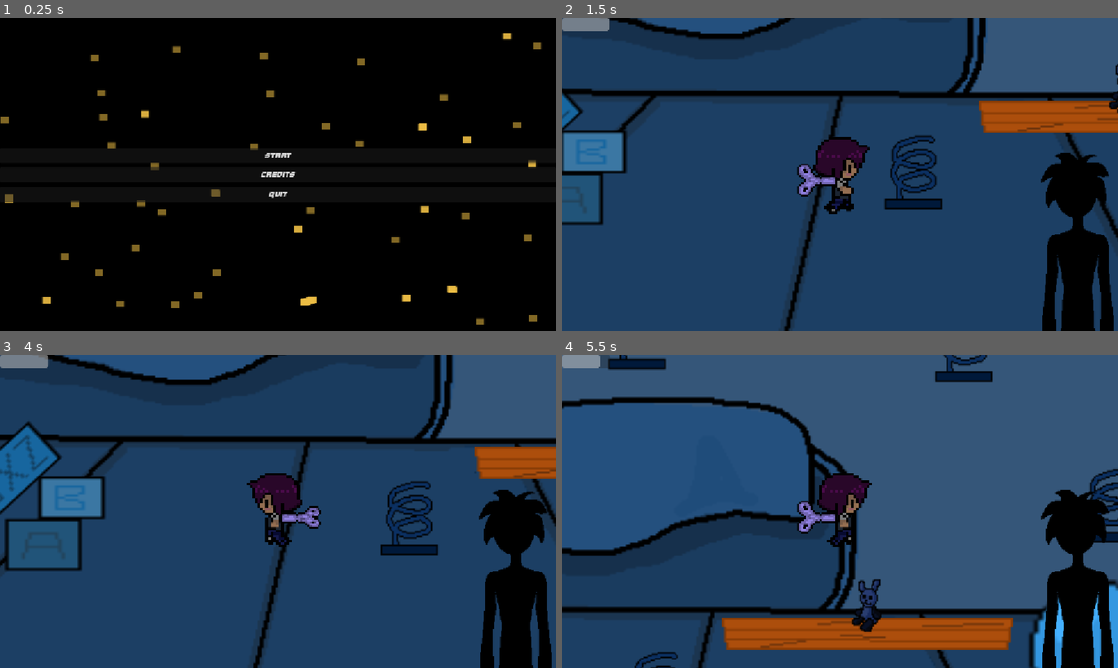
Above: before the commit, frames 1-4 (two rows, left to right).
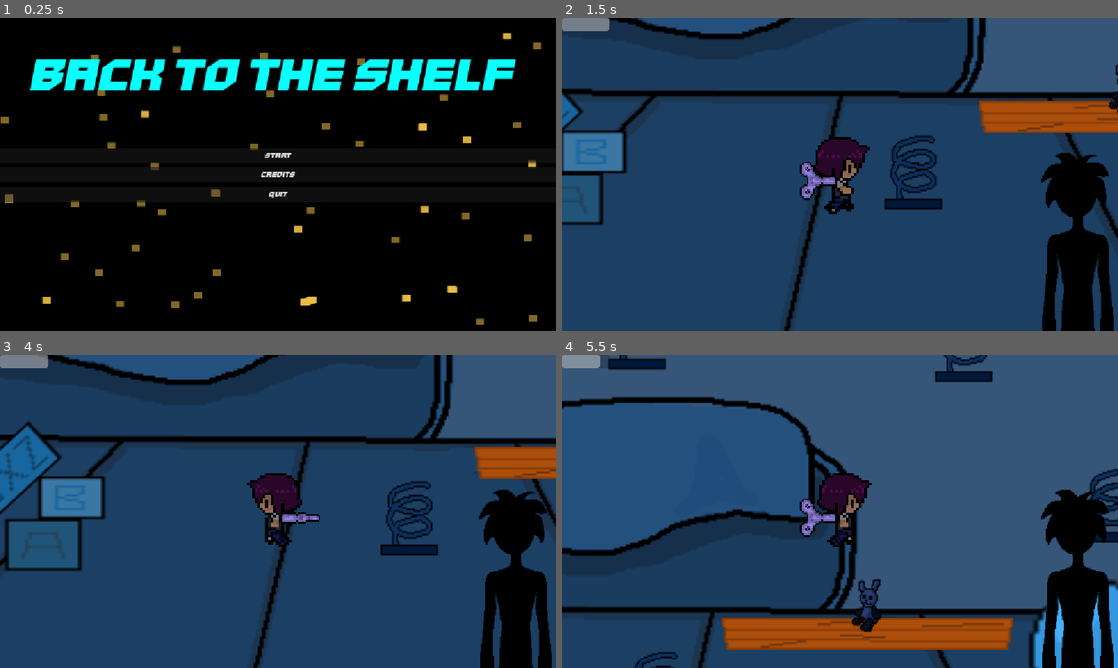
Above: after the commit, the same moments.

Repository: George-Gardiner/HavenBounceBack
Game: Godot game, scene res://main_menu.tscn
Two runs of this game, one before a commit and one after it. Both use one fixed random seed, a clock stepped at 60 frames per second and the inputs below. Sound files missing from this copy of the repository are replaced by a short silence.
Inputs:
- Up to frame 1 (0.25 s): no input
- Up to frame 2 (1.5 s): click "Start" at 0.5 s; hold D (Right) from 1.28 s (still down)
- Up to frame 3 (4 s): tap Space (Jump) at 1.52, 2.27 s; release D (Right) at 2.78 s; hold A (Left) 2.78-3.5 s; click "Retry" at 3.5 s
- Up to frame 4 (5.5 s): hold D (Right) from 4.28 s (still down); tap Space (Jump) at 4.52, 5.27 s

The runs differ from the first frame. In frame 1, 5.9% of the frame differs, in the area x 5-93%, y 13-24%; in frame 2, 0.3%; in frame 3, 0.2%; in frame 4, 0.3%.

Commit message:
Fix for real DO NOT DELETE (joke)

Diff:
--- /dev/null
+++ b/asdf.gd
@@ -0,0 +1,11 @@
+extends AudioStreamPlayer2D
+
+
+# Called when the node enters the scene tree for the first time.
+func _ready() -> void:
+	play()
+
+
+# Called every frame. 'delta' is the elapsed time since the previous frame.
+func _process(delta: float) -> void:
+	pass
--- a/audio_stream_player_2d.gd
+++ b/audio_stream_player_2d.gd
@@ -6,8 +6,9 @@
 	click()
 
 func click():
-	playing=true
-	get_tree().create_timer(.5).timeout.connect(click)
+	play()
+	if $"..".energy>0:
+		get_tree().create_timer(.5).timeout.connect(click)
 
 # Called every frame. 'delta' is the elapsed time since the previous frame.
 func _process(delta: float) -> void:
--- /dev/null
+++ b/audio_stream_player_2d_2.gd
@@ -0,0 +1,15 @@
+extends AudioStreamPlayer2D
+
+
+# Called when the node enters the scene tree for the first time.
+func _ready() -> void:
+	play()
+
+
+# Called every frame. 'delta' is the elapsed time since the previous frame.
+func _process(delta: float) -> void:
+	pass
+
+
+func _on_finished() -> void:
+	play()
--- a/child.gd
+++ b/child.gd
@@ -4,7 +4,7 @@
 const watching = preload("res://Sonion/SonionRingFaceTurned.png")
 const warning = preload("res://Sonion/SonionRingWarning.png")
 
-var timer: float = randf_range(3, 8)
+var timer: float = randf_range(2, 5)
 var triggered = false
 
 # Called when the node enters the scene tree for the first time.
--- a/death_screen.tscn
+++ b/death_screen.tscn
@@ -3,6 +3,8 @@
 [ext_resource type="Script" uid="uid://dgm3kdmr0f5a1" path="res://death_screen.gd" id="1_6bi5g"]
 [ext_resource type="Texture2D" uid="uid://bv3n40om3yiby" path="res://misc assets/UDead.png" id="2_6bi5g"]
 [ext_resource type="PackedScene" uid="uid://cbrefe0tmrksb" path="res://button.tscn" id="3_y0ggs"]
+[ext_resource type="AudioStream" uid="uid://ciunsd7768mtd" path="res://Untitled.wav" id="4_hhlqb"]
+[ext_resource type="Script" uid="uid://dibsxxfp4x7h6" path="res://asdf.gd" id="5_hhlqb"]
 
 [node name="Death screen" type="Control" unique_id=779553536]
 layout_mode = 3
@@ -28,4 +30,8 @@
 offset_bottom = 245.0
 text = "Retry"
 
+[node name="AudioStreamPlayer2D" type="AudioStreamPlayer2D" parent="." unique_id=306765802]
+stream = ExtResource("4_hhlqb")
+script = ExtResource("5_hhlqb")
+
 [connection signal="pressed" from="Button" to="." method="_on_button_pressed"]
--- /dev/null
+++ b/level_1.gd
@@ -0,0 +1,12 @@
+extends Node2D
+
+
+# Called when the node enters the scene tree for the first time.
+func _ready() -> void:
+	pass # Replace with function body.
+
+
+# Called every frame. 'delta' is the elapsed time since the previous frame.
+func _process(delta: float) -> void:
+	if Input.is_action_just_pressed("Restart"):
+		get_tree().reload_current_scene()
--- a/level_1.tscn
+++ b/level_1.tscn
@@ -1,5 +1,6 @@
 [gd_scene format=3 uid="uid://dxaf422ll0qse"]
 
+[ext_resource type="Script" uid="uid://0vma4s6wxmpf" path="res://level_1.gd" id="1_1pe0h"]
 [ext_resource type="PackedScene" uid="uid://cn1vk2bpqjajd" path="res://player.tscn" id="1_3hls8"]
 [ext_resource type="Texture2D" uid="uid://dawtrxsexy8um" path="res://misc assets/NewPixels (1).png" id="1_j7kpp"]
 [ext_resource type="Texture2D" uid="uid://bmwxpu8l8yk40" path="res://misc assets/Blocks.png" id="2_5hph3"]
@@ -23,6 +24,7 @@
 distance = -1205.0947
 
 [node name="Level1" type="Node2D" unique_id=448889599]
+script = ExtResource("1_1pe0h")
 
 [node name="Background" type="Parallax2D" parent="." unique_id=1209580889]
 scroll_scale = Vector2(0.5, 1)
--- /dev/null
+++ b/level_2.tscn
@@ -0,0 +1,74 @@
+[gd_scene format=3 uid="uid://d3gh3vx04yqyi"]
+
+[ext_resource type="Script" uid="uid://0vma4s6wxmpf" path="res://level_1.gd" id="1_eoq84"]
+[ext_resource type="Texture2D" uid="uid://dawtrxsexy8um" path="res://misc assets/NewPixels (1).png" id="2_yl73a"]
+[ext_resource type="Texture2D" uid="uid://dqkai3r50w1i1" path="res://misc assets/ElfOnTheShelf.png" id="3_xbcdb"]
+[ext_resource type="Texture2D" uid="uid://bmwxpu8l8yk40" path="res://misc assets/Blocks.png" id="4_s77qv"]
+[ext_resource type="Texture2D" uid="uid://idifm7gntf0" path="res://misc assets/ball.png" id="5_5hnhx"]
+[ext_resource type="Texture2D" uid="uid://br7lpoyi3hlye" path="res://misc assets/BLoxz.png" id="6_78pok"]
+
+[sub_resource type="WorldBoundaryShape2D" id="WorldBoundaryShape2D_128xk"]
+distance = 83.0
+
+[sub_resource type="WorldBoundaryShape2D" id="WorldBoundaryShape2D_xfxhf"]
+normal = Vector2(-0.9999989, -0.0014367801)
+distance = -1073.0033
+
+[sub_resource type="WorldBoundaryShape2D" id="WorldBoundaryShape2D_8lgk4"]
+normal = Vector2(0.9999604, -0.008894185)
+distance = -1205.0947
+
+[node name="Level1" type="Node2D" unique_id=448889599]
+script = ExtResource("1_eoq84")
+
+[node name="Sprite2D" type="Sprite2D" parent="." unique_id=1933101311]
+position = Vector2(-72, -56)
+scale = Vector2(4.1605268, 3.8096588)
+texture = ExtResource("2_yl73a")
+
+[node name="ElfOnTheShelf" type="Sprite2D" parent="." unique_id=2053390465]
+position = Vector2(1215.0001, 108)
+scale = Vector2(9, 14.750001)
+texture = ExtResource("3_xbcdb")
+
+[node name="Blocks2" type="Sprite2D" parent="." unique_id=672381701]
+position = Vector2(-1052.0001, 756)
+scale = Vector2(6.875, 4.625)
+texture = ExtResource("4_s77qv")
+
+[node name="Ball2" type="Sprite2D" parent="." unique_id=1086394044]
+position = Vector2(431.99997, 575)
+scale = Vector2(9.4921875, 9.007813)
+texture = ExtResource("5_5hnhx")
+
+[node name="Ball" type="Sprite2D" parent="." unique_id=897973137]
+position = Vector2(-1513.0001, 726)
+scale = Vector2(5.7421856, 5.703125)
+texture = ExtResource("5_5hnhx")
+
+[node name="BLoxz" type="Sprite2D" parent="." unique_id=499947975]
+position = Vector2(-1176, 672)
+rotation = -0.7452556
+scale = Vector2(6.875, 4.625)
+texture = ExtResource("6_78pok")
+
+[node name="StaticBody2D" type="StaticBody2D" parent="." unique_id=912920655]
+position = Vector2(0, 547)
+
+[node name="CollisionShape2D" type="CollisionShape2D" parent="StaticBody2D" unique_id=2084805993]
+position = Vector2(16, 343)
+shape = SubResource("WorldBoundaryShape2D_128xk")
+
+[node name="CollisionShape2D2" type="CollisionShape2D" parent="StaticBody2D" unique_id=355319524]
+shape = SubResource("WorldBoundaryShape2D_xfxhf")
+
+[node name="CollisionShape2D3" type="CollisionShape2D" parent="StaticBody2D" unique_id=1379996666]
+shape = SubResource("WorldBoundaryShape2D_8lgk4")
+
+[node name="Blocks" type="Sprite2D" parent="." unique_id=1101605408]
+position = Vector2(730, 757)
+scale = Vector2(8.453125, 7.203125)
+texture = ExtResource("4_s77qv")
+
+[node name="Camera2D" type="Camera2D" parent="." unique_id=2103805942]
+zoom = Vector2(0.3, 0.3)
--- a/main_menu.tscn
+++ b/main_menu.tscn
@@ -3,6 +3,12 @@
 [ext_resource type="PackedScene" uid="uid://cbrefe0tmrksb" path="res://button.tscn" id="1_06t4h"]
 [ext_resource type="Script" uid="uid://ovwru6spr3jf" path="res://main_menu.gd" id="1_7vrkn"]
 [ext_resource type="Texture2D" uid="uid://dsmg5n86alif1" path="res://misc assets/title screen.png" id="2_fu7sn"]
+[ext_resource type="AudioStream" uid="uid://imrqsxbrai0v" path="res://New Recording 9.mp3" id="4_glbon"]
+[ext_resource type="Script" uid="uid://dibsxxfp4x7h6" path="res://asdf.gd" id="5_nlkkf"]
+
+[sub_resource type="LabelSettings" id="LabelSettings_128xk"]
+font_size = 100
+font_color = Color(0.039215688, 1, 1, 1)
 
 [node name="Main Menu" type="Control" unique_id=1800396855]
 layout_mode = 3
@@ -40,6 +46,20 @@
 offset_bottom = 57.0
 text = "Quit"
 
+[node name="Label" type="Label" parent="." unique_id=1246481175]
+layout_mode = 0
+offset_left = 64.0
+offset_top = 73.0
+offset_right = 1065.0
+offset_bottom = 169.0
+text = "Back to the Shelf"
+label_settings = SubResource("LabelSettings_128xk")
+
+[node name="AudioStreamPlayer2D" type="AudioStreamPlayer2D" parent="." unique_id=794484617]
+stream = ExtResource("4_glbon")
+attenuation = 5.2780294
+script = ExtResource("5_nlkkf")
+
 [connection signal="button_down" from="Start" to="." method="_on_start_button_down"]
 [connection signal="pressed" from="Credits" to="." method="_on_credits_pressed"]
 [connection signal="pressed" from="Quit" to="." method="_on_quit_pressed"]
--- a/player.tscn
+++ b/player.tscn
@@ -13,6 +13,8 @@
 [ext_resource type="Texture2D" uid="uid://fhpxstor26y" path="res://misc assets/keys/key_2.png" id="11_bwjto"]
 [ext_resource type="Texture2D" uid="uid://c5ehex76b6de4" path="res://misc assets/keys/key_3.png" id="12_606se"]
 [ext_resource type="Texture2D" uid="uid://brgmrlnbvmjjg" path="res://misc assets/keys/key_4.png" id="13_u1c27"]
+[ext_resource type="AudioStream" uid="uid://dh8hu3s57qsjo" path="res://Music.wav" id="14_606se"]
+[ext_resource type="Script" uid="uid://cdudtxhlgskyh" path="res://audio_stream_player_2d_2.gd" id="15_u1c27"]
 
 [sub_resource type="CapsuleShape2D" id="CapsuleShape2D_sh265"]
 radius = 46.0
@@ -102,8 +104,14 @@
 
 [node name="AnimatedSprite2D2" type="AnimatedSprite2D" parent="leftKey" unique_id=1884268593]
 sprite_frames = SubResource("SpriteFrames_128xk")
-frame_progress = 0.020283422
+frame_progress = 0.78451735
 
 [node name="rightKey" type="Node2D" parent="." unique_id=9228270]
 position = Vector2(-42.92, 14.2)
 scale = Vector2(0.23158914, 0.25194758)
+
+[node name="AudioStreamPlayer2D2" type="AudioStreamPlayer2D" parent="." unique_id=739336751]
+stream = ExtResource("14_606se")
+script = ExtResource("15_u1c27")
+
+[connection signal="finished" from="AudioStreamPlayer2D2" to="AudioStreamPlayer2D2" method="_on_finished"]
--- a/project.godot
+++ b/project.godot
@@ -14,6 +14,10 @@
 run/main_scene="uid://d2sn322yigdtv"
 config/features=PackedStringArray("4.7", "Forward Plus")
 config/icon="res://icon.svg"
+
+[audio]
+
+buses/default_bus_layout="uid://6iupn3e2unac"
 
 [display]
 
Not shown, added: Music.wav.import
Not shown, added: New Recording 9.mp3.import
Not shown, added: Untitled.wav.import
Not shown, added: asdf.gd.uid
Not shown, added: audio_stream_player_2d_2.gd.uid
Not shown, added: level_1.gd.uid
Not shown, changed: Exports (2).zip
Not shown, added: Exports (3).zip
Not shown, changed: Exports.zip
Not shown, changed: Exports/index.pck
Not shown, added: Music.wav
Not shown, added: New Recording 9.mp3
(and 1 more such lines)
